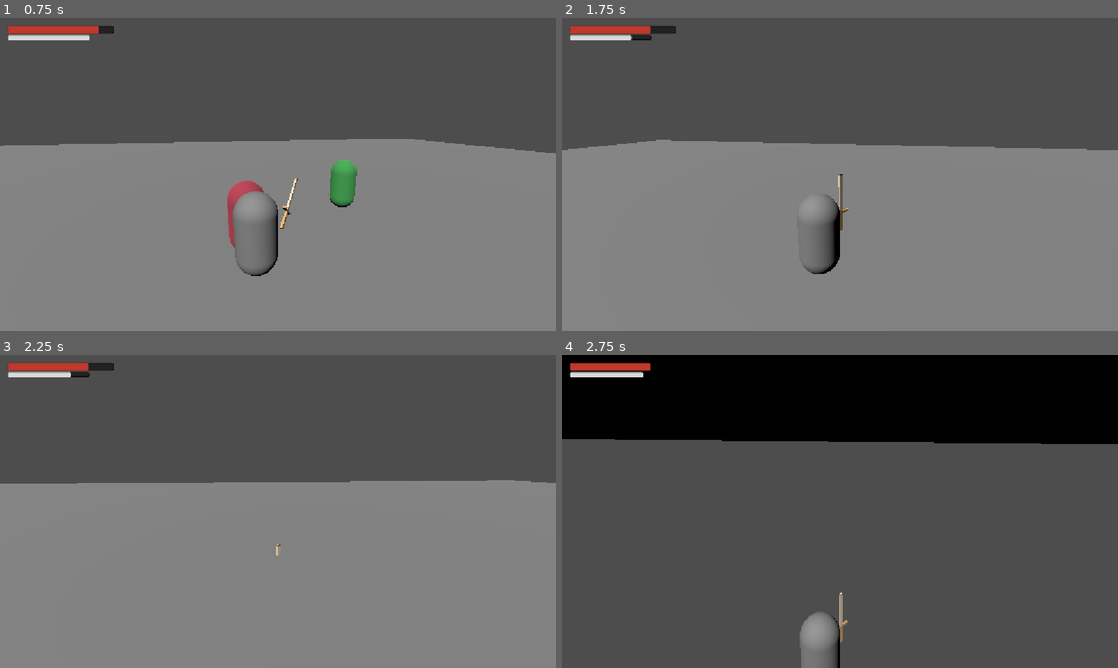
Above: before the commit, frames 1-4 (two rows, left to right).
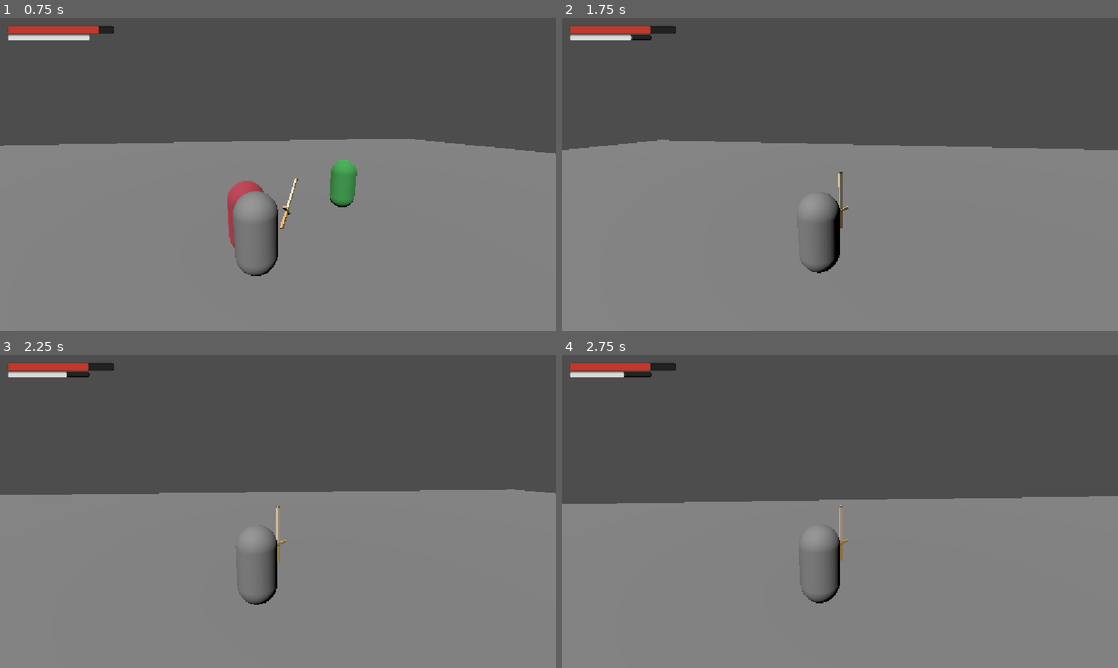
Above: after the commit, the same moments.

Repository: felipeallen20/valero-arpg
Game: Godot game, scene res://scenes/world.tscn
The game is run twice, just before and just after one commit, with the same random seed, the same clock (stepped at 60 frames per second) and the same inputs.
Inputs (mouse positions are in pixels of both pictures, inside the frame that each line leads up to):
- Up to frame 1 (0.75 s): tap Enter at 0.5 s; move the mouse to (305, 174) at 0.52 s; press the mouse at (305, 174) at 0.53 s; hold W (forward) from 0.53 s (still down)
- Up to frame 2 (1.75 s): keep holding W (forward); tap Space (jump) at 0.77, 1.52 s; move the mouse to (812, 174) at 1.27 s; release the mouse at (812, 174) at 1.28 s; tap Shift (dodge) at 1.35 s
- Up to frame 3 (2.25 s): keep holding W (forward); move the mouse to (289, 505) at 2.02 s; hold Ctrl (sprint) from 2.03 s (still down)
- Up to frame 4 (2.75 s): keep holding W (forward); keep holding Ctrl (sprint)

Frame 1 is identical in both runs. In frame 2, 0.1% of the frame differs, in the area x 1-95%, y 38-82%; in frame 3, 3.9%; in frame 4, 80%, in the area x 0-100%, y 0-100%.

Commit message:
Weapon classes were better organized

Diff:
--- a/valero/scenes/enemy_ranged.tscn
+++ b/valero/scenes/enemy_ranged.tscn
@@ -2,7 +2,7 @@
 
 [ext_resource type="Script" path="res://scripts/enemies/enemy_ranged.gd" id="1_rnge1"]
 [ext_resource type="Script" uid="uid://5fl5kcfj1p7c" path="res://scripts/enemies/UI/health_bar_3d.gd" id="2_rnge2"]
-[ext_resource type="Script" uid="uid://v4gyscg8xplo" path="res://scripts/weapons/ranged_weapon.gd" id="3_rnge3"]
+[ext_resource type="Script" path="res://scripts/weapons/practice_gun.gd" id="3_rnge3"]
 [ext_resource type="PackedScene" path="res://scenes/weapons/projectile.tscn" id="4_rnge4"]
 
 [sub_resource type="CapsuleMesh" id="CapsuleMesh_rnge"]
--- a/valero/scenes/weapons/practice_sword.tscn
+++ b/valero/scenes/weapons/practice_sword.tscn
@@ -1,6 +1,6 @@
 [gd_scene format=3 uid="uid://c5sjv3oxst7b3"]
 
-[ext_resource type="Script" uid="uid://c43kf026ysauq" path="res://scripts/weapons/melee_weapon.gd" id="1_hvg78"]
+[ext_resource type="Script" path="res://scripts/weapons/practice_sword.gd" id="1_hvg78"]
 [ext_resource type="ArrayMesh" uid="uid://d00dvlivnxlyv" path="res://assets/models/weapons/swords/practice_sword/practice_sword.obj" id="2_o4rta"]
 [ext_resource type="Texture2D" uid="uid://du4nq6fnx6vxg" path="res://assets/models/weapons/swords/practice_sword/mango.png" id="3_ekm0b"]
 [ext_resource type="Texture2D" uid="uid://deki3bc2w0c0r" path="res://assets/models/weapons/swords/practice_sword/base.png" id="4_auo53"]
--- a/valero/scenes/world.tscn
+++ b/valero/scenes/world.tscn
@@ -17,7 +17,7 @@
 [node name="Platform" type="StaticBody3D" parent="." unique_id=1795037796]
 
 [node name="CollisionShape3D" type="CollisionShape3D" parent="Platform" unique_id=343372675]
-transform = Transform3D(20, 0, 0, 0, 0.5, 0, 0, 0, 20, 0, 0, 0)
+transform = Transform3D(70, 0, 0, 0, 0.5, 0, 0, 0, 70, 0, 0, 0)
 shape = SubResource("BoxShape3D_wwd58")
 
 [node name="Model" type="MeshInstance3D" parent="Platform" unique_id=1545893627]
--- a/valero/scripts/weapons/melee_weapon.gd
+++ b/valero/scripts/weapons/melee_weapon.gd
@@ -1,5 +1,15 @@
 class_name MeleeWeapon
 extends Weapon
+
+## Categoría "cuerpo a cuerpo": el comportamiento compartido por TODAS las
+## armas melee. No es un arma concreta: cada arma (PracticeSword, y en el
+## futuro una katana, un hacha...) hereda de esta y define sus propios
+## valores y efectos en su script de arma concreta.
+##
+## Aporta la hitbox ligada a la animación de ataque: la animación abre y cierra
+## la ventana de golpe (enable_hit / disable_hit) y el daño real lo resuelve
+## Weapon.deal_damage, que además dispara _on_hit_landed para que las armas
+## concretas apliquen sus efectos (sangrado, etc.).
 
 @onready var _anim: AnimationPlayer = $AnimationPlayer
 @onready var _hitbox: Area3D = $Pivot/Hitbox
--- /dev/null
+++ b/valero/scripts/weapons/practice_gun.gd
@@ -0,0 +1,14 @@
+class_name PracticeGun
+extends RangedWeapon
+
+## Arma concreta: pistola de práctica (categoría a distancia).
+##
+## Es el arma que empuña el enemigo a distancia (EnemyRanged). No sobrescribe
+## nada: hereda el comportamiento de RangedWeapon (disparo de proyectiles) y de
+## Weapon (daño, cadencia, alcance y combo). Sus valores concretos (daño,
+## alcance, velocidad y proyectil) se ajustan en su escena.
+##
+## Sirve como arma concreta de referencia para la categoría a distancia, igual
+## que PracticeSword lo es para melee. Para un arma de rango con efectos propios
+## (p. ej. disparos incendiarios), heredar de RangedWeapon y sobrescribir
+## get_damage_for_combo() / _on_hit_landed() de Weapon.
--- /dev/null
+++ b/valero/scripts/weapons/practice_sword.gd
@@ -0,0 +1,16 @@
+class_name PracticeSword
+extends MeleeWeapon
+
+## Arma concreta: espada de práctica (categoría melee).
+##
+## Su combo es el básico: al encadenar golpes que conectan, sube el daño
+## mientras el combo siga activo. Ese comportamiento ya lo aporta Weapon
+## (combo_size / combo_bonus / combo_window, ajustables desde la escena), así
+## que esta clase no necesita sobrescribir nada.
+##
+## Para añadir un arma con comportamiento propio (p. ej. una katana cuyo combo
+## aplique sangrado), heredar de MeleeWeapon (o RangedWeapon) y sobrescribir
+## los puntos de extensión de Weapon:
+##   - get_damage_for_combo(): cambia cómo afecta el combo al daño.
+##   - _on_hit_landed(): aplica estados al impactar (sangrado, quemadura...).
+## La escena del arma se adjunta al script de su clase concreta.
--- a/valero/scripts/weapons/ranged_weapon.gd
+++ b/valero/scripts/weapons/ranged_weapon.gd
@@ -1,7 +1,11 @@
 class_name RangedWeapon
 extends Weapon
 
-## Arma a distancia. No tiene modelo ni textura: es la referencia del arma
+## Categoría "a distancia": el comportamiento compartido por TODAS las armas
+## de rango. No es un arma concreta: cada arma (p. ej. la ballesta de un enemigo)
+## hereda de esta y define su propio proyectil y efectos.
+##
+## No tiene modelo ni textura: es la referencia del arma
 ## (daño, cadencia y alcance viven aquí, en Weapon). Sus proyectiles sí son
 ## visibles: cada disparo instancia projectile_scene en el Muzzle, orientado
 ## hacia donde apunte el arma (su -Z).
--- a/valero/scripts/weapons/weapon.gd
+++ b/valero/scripts/weapons/weapon.gd
@@ -4,6 +4,11 @@
 ## Arma base. Define QUÉ es el combo de esta arma (su patrón y su efecto),
 ## pero no guarda el estado del combo: ese pertenece al empuñador (el Player).
 ## Así cada arma puede llevar su propio combo sin mezclar estados.
+##
+## Jerarquía: Weapon (base) → MeleeWeapon / RangedWeapon (categorías de
+## comportamiento) → arma concreta (p. ej. PracticeSword). Las armas concretas
+## sobrescriben get_damage_for_combo() o _on_hit_landed() para definir sus
+## efectos específicos (sangrado, quemadura, etc.).
 
 signal attacked
 
@@ -64,7 +69,7 @@
 
 
 ## Efecto del combo sobre el daño de un golpe. Es el punto de extensión:
-## cada arma puede sobrescribirlo para aplicar su propio efecto
+## el arma concreta puede sobrescribirlo para aplicar su propio efecto
 ## (quemadura, empujón, curación, etc.).
 func get_damage_for_combo(combo_count: int) -> float:
 	if is_combo_active_for(combo_count):
@@ -87,11 +92,19 @@
 	if target.has_method("take_damage"):
 		var damage_dealt := get_current_damage()
 		target.take_damage(damage_dealt)
+		_on_hit_landed(target, damage_dealt)
 		_register_combo_hit()
 		# El empuñador puede usar ese daño para algo más (curación por
 		# contragolpe, etc.). Solo lo procesa quien exponga el método.
 		if wielder != null and wielder.has_method("register_damage_dealt"):
 			wielder.register_damage_dealt(damage_dealt)
+
+
+## Punto de extensión para efectos al impactar (sangrado, quemadura, etc.).
+## Se llama UNA vez por golpe conectado, justo después de aplicar el daño.
+## Las armas concretas lo sobrescriben; aquí no hace nada.
+func _on_hit_landed(_target: Node, _damage_dealt: float) -> void:
+	pass
 
 
 ## Informa al empuñador de que el swing conectó, para que sume a su combo.
Not shown, added: valero/scripts/weapons/practice_sword.gd.uid
Not shown, added: valero/docs/scripts.md
